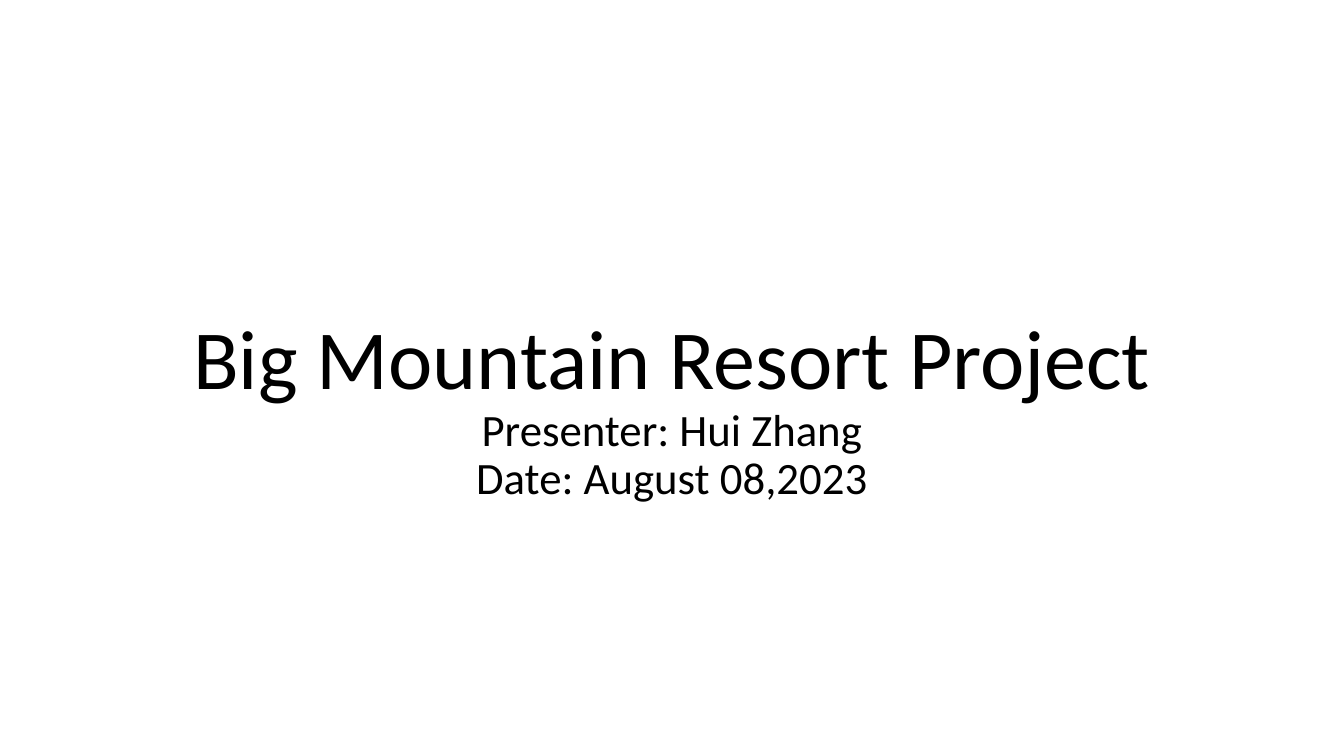
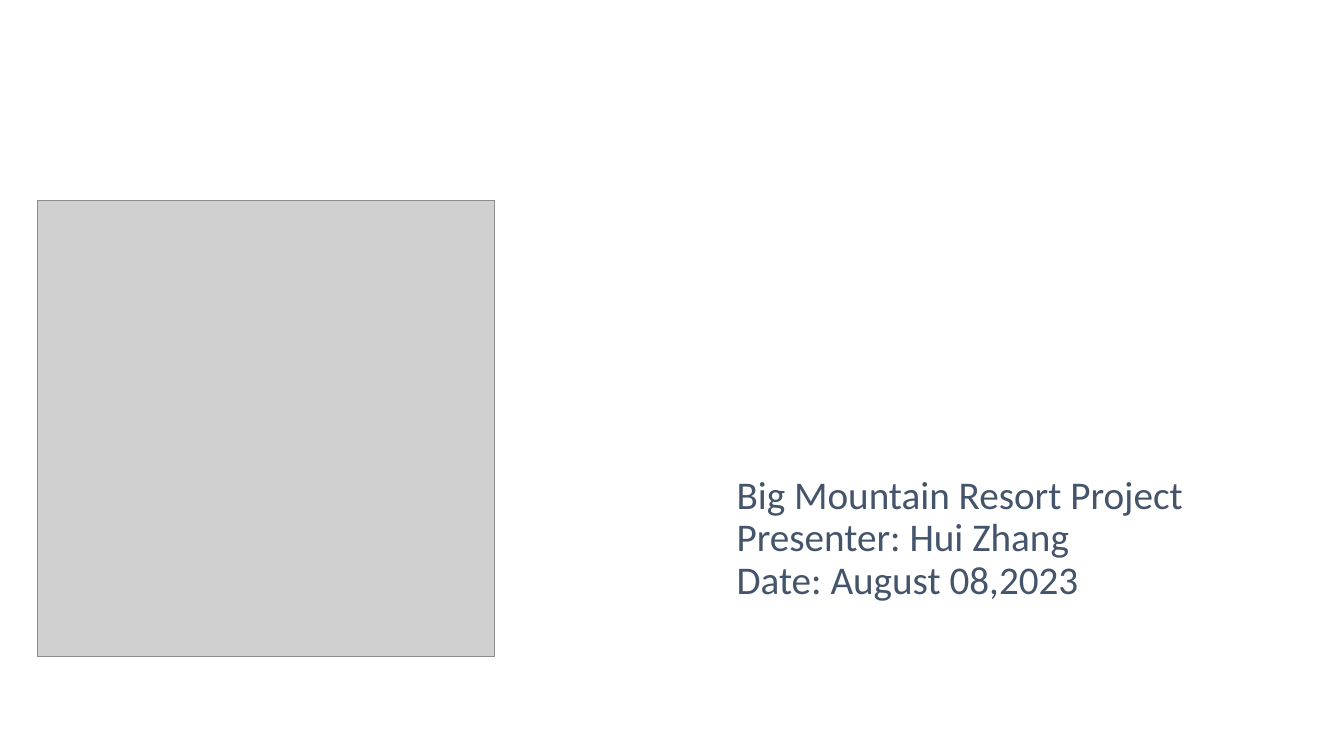
Before and after one commit to tsar1987/DataScienceGuidedCapstone, a slide deck: slide 2 of Guided Capstone Project Slide Deck.pptx (slide 1 before the commit). Drawn at 1344x756 pixels with LibreOffice and Linux fonts; fonts in the diff are those of the drawing; grey boxes stand for pictures. Boxes give left, top, right and bottom in pixels: in the first picture for what was removed or moved away, otherwise in the second. Text is boxed around its words. In the diff, an @@ line names an element or a change of style, - is before the commit and + after.

```diff
--- a/Guided Capstone Project Slide Deck.pptx
+++ b/Guided Capstone Project Slide Deck.pptx
@@ picture added at (x1=37, y1=201, x2=494, y2=657) @@
@@ title "Big Mountain Resort Project Presenter: ..." moved from (x1=193, y1=331, x2=1150, y2=502) to (x1=737, y1=482, x2=1182, y2=601) @@
@@ title "Big Mountain Resort Project Presenter: ..." at (x1=737, y1=482, x2=1182, y2=601): size 60 to 28 pt in "Big Mountain Resort Project"; size 32 to 28 pt in "Presenter: Hui Zhang Date: August 08,2023"; text colour #000000 to #44546A; alignment centre to left; vertical alignment bottom to top @@
```
Also in this commit, not shown: 5 other slides changed, 6 slides added, 3 slides removed.
